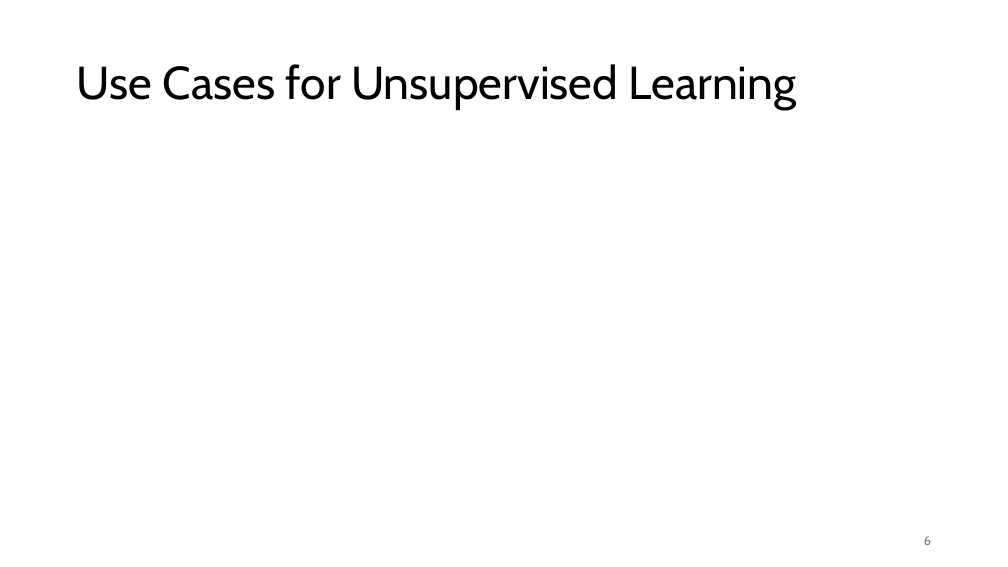
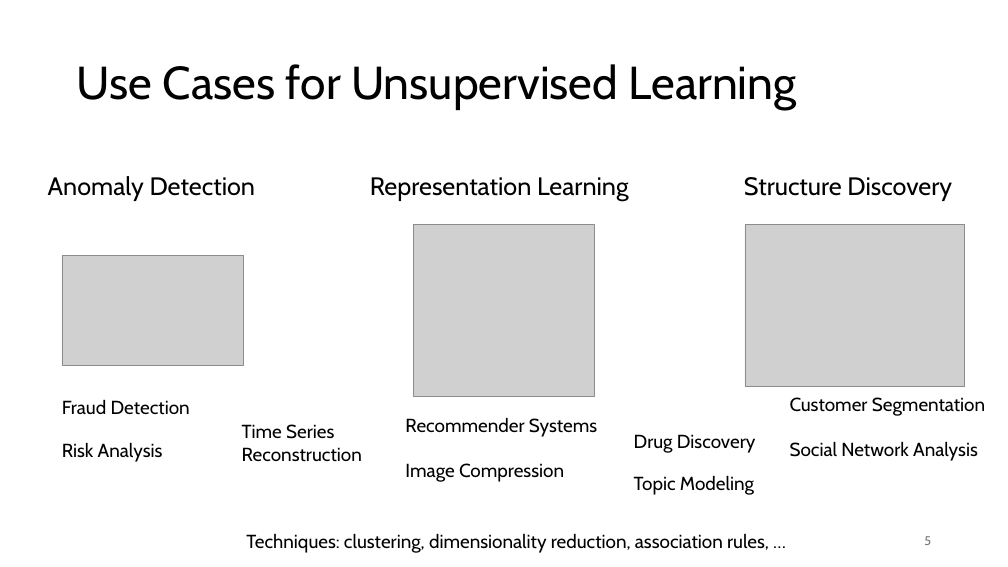
Before and after one commit to FelixWick/data_science, a slide deck: slide 5 of slides/2_clustering.pptx (slide 6 before the commit). Drawn at 1008x567 pixels with LibreOffice and Linux fonts; fonts in the diff are those of the drawing; grey boxes stand for pictures. Boxes give left, top, right and bottom in pixels: in the first picture for what was removed or moved away, otherwise in the second. Text is boxed around its words. In the diff, an @@ line names an element or a change of style, - is before the commit and + after.

```diff
--- a/slides/2_clustering.pptx
+++ b/slides/2_clustering.pptx
@@ text added at (48, 176, 256, 201), 24 pt, text #000000 @@
+Anomaly Detection
@@ text added at (370, 177, 629, 201), 24 pt, text #000000 @@
+Representation Learning
@@ text added at (744, 177, 952, 201), 24 pt, text #000000 @@
+Structure Discovery
@@ picture added at (414, 225, 595, 396) @@
@@ picture added at (745, 225, 964, 387) @@
@@ picture added at (62, 256, 243, 365) @@
@@ text added at (62, 399, 190, 415), 18 pt, text #000000 @@
+Fraud Detection
@@ text added at (405, 417, 597, 437), 18 pt, text #000000 @@
+Recommender Systems
@@ text added at (790, 397, 985, 416), 18 pt, text #000000 @@
+Customer Segmentation
@@ text added at (62, 442, 163, 462), 18 pt, text #000000 @@
+Risk Analysis
@@ text added at (242, 424, 362, 462), 18 pt, text #000000 @@
+Time Series Reconstruction
@@ text added at (634, 434, 756, 453), 18 pt, text #000000 @@
+Drug Discovery
@@ text added at (790, 441, 978, 461), 18 pt, text #000000 @@
+Social Network Analysis
@@ text added at (405, 463, 564, 482), 18 pt, text #000000 @@
+Image Compression
@@ text added at (634, 475, 754, 495), 18 pt, text #000000 @@
+Topic Modeling
@@ text added at (246, 533, 769, 553), 18 pt, text #000000 @@
+Techniques: clustering, dimensionality reduction, association rules, …
@@ page number at (924, 536, 931, 545): text changed @@
-6
+5
```
Also in this commit, not shown: 1 other slide changed, 3 other files.
